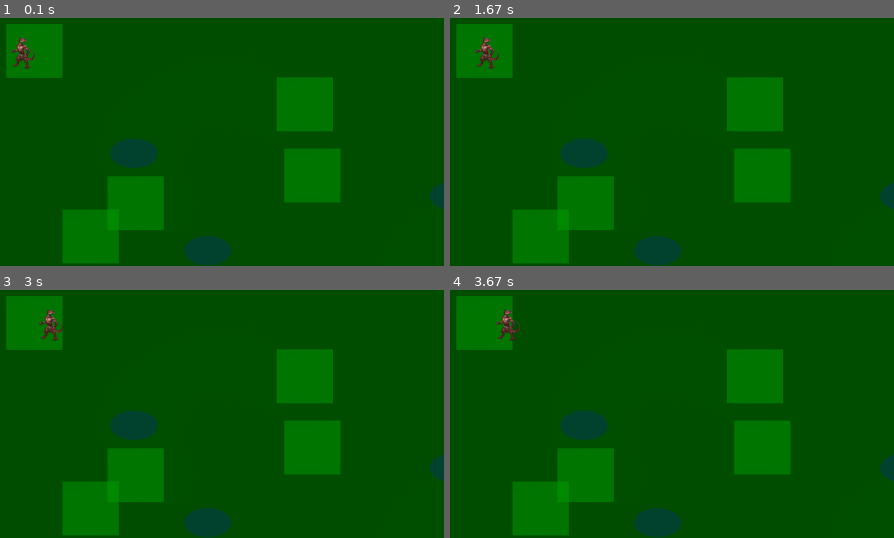
Above: before the commit, frames 1-4 (two rows, left to right).
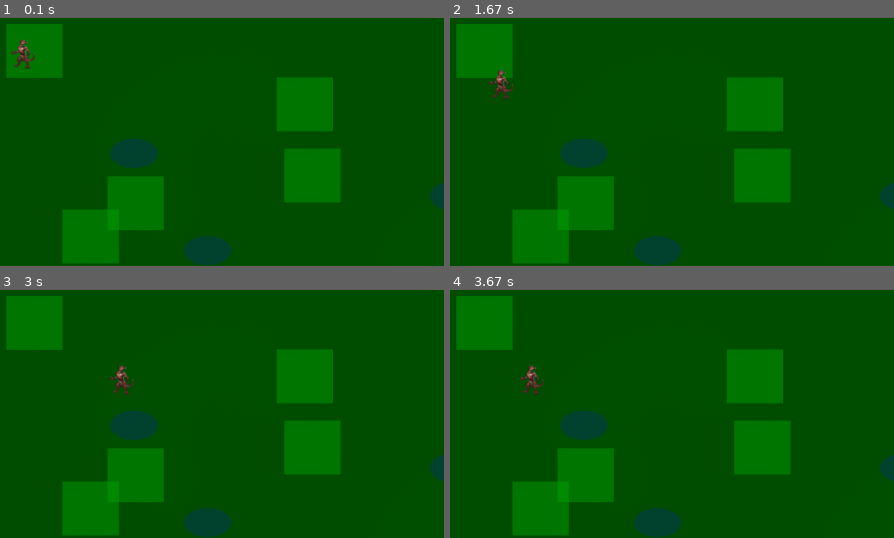
Above: after the commit, the same moments.

Repository: sxo6099/pygame-demo
Game: pygame game, started from main.py
Two runs of this game, one before a commit and one after it. Both use one fixed random seed, a clock stepped at 60 frames per second and the inputs below.
Inputs:
- Up to frame 1 (0.1 s): no input
- Up to frame 2 (1.67 s): hold W 0.33-0.8 s; hold Right 0.33-0.8 s; tap S at 0.83 s; tap A at 1.17 s; hold Right from 1.5 s (still down)
- Up to frame 3 (3 s): release Right at 1.97 s; hold Up 2-2.3 s; hold Right 2.33-2.8 s; hold Left from 2.83 s (still down)
- Up to frame 4 (3.67 s): release Left at 3.37 s; hold Down from 3.4 s (still down)
The pictures show only the part of the screen within x 0-50%, y 0-50%; the shares and areas given below are measured in that part.

The runs differ from the first frame. In frame 1, 0.2% of the frame differs, in the area x 2-8%, y 7-21%; in frame 2, 0.6%; in frame 3, 0.6%; in frame 4, 0.6%, in the area x 10-22%, y 7-43%.

Commit message:
Add vert movement, WIP Changes to be committed: 	modified:   main.py 	modified:   resources/bud.png

Diff:
--- a/main.py
+++ b/main.py
@@ -50,6 +50,7 @@
     SCREEN = pygame.display.set_mode((WIDTH, HEIGHT))
 
     pygame.display.set_caption('test')
+    clock = pygame.time.Clock()
 
     WHITE = (255, 255, 255)
     BLACK = (0, 0, 0)
@@ -87,15 +88,30 @@
                     print('right')
                     player.control(5, 0)
                 if event.key == pygame.K_UP or event.key == ord('w'):
-                    print('jump')
+                    print('up')
+                    player.control(0, 5)
+                if event.key == pygame.K_DOWN or event.key == ord('s'):
+                    print('down')
+                    player.control(0, -5)
 
             if event.type == pygame.KEYUP:
                 if event.key == pygame.K_LEFT or event.key == ord('a'):
                     print('left stop')
+                    player.control(5, 0)
                 if event.key == pygame.K_RIGHT or event.key == ord('d'):
                     print('right stop')
+                    player.control(-5, 0)
+                if event.key == pygame.K_UP or event.key == ord('w'):
+                    print('up stop')
+                    player.control(0, -5)
+                if event.key == pygame.K_DOWN or event.key == ord('s'):
+                    print('down stop')
+                    player.control(0, 5)
                 if event.key == ord('q'):
                     is_running = False
+        player.update()
+        pygame.display.flip()
+        clock.tick(30)
 
 
     pygame.quit()
Binary file changed: resources/bud.png
